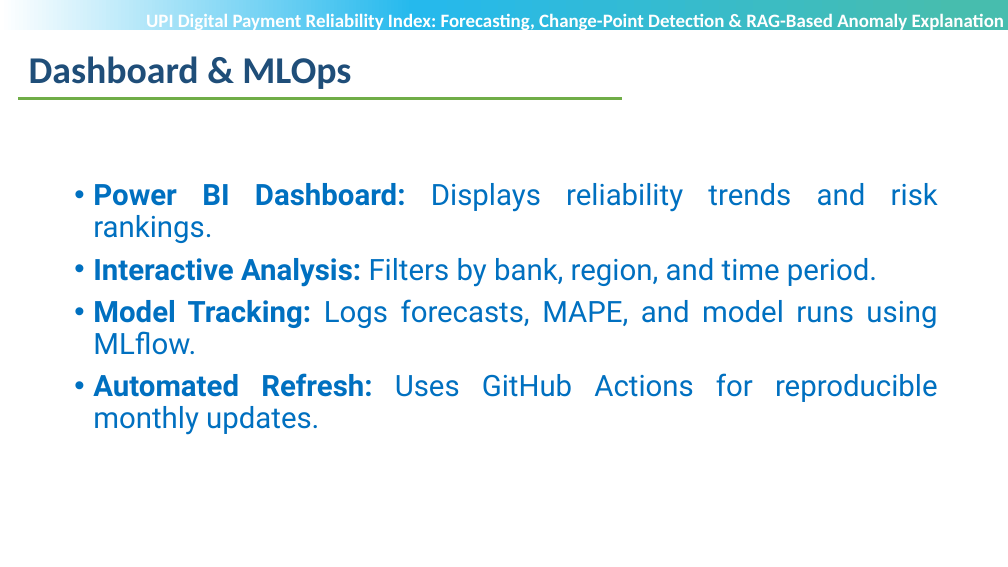
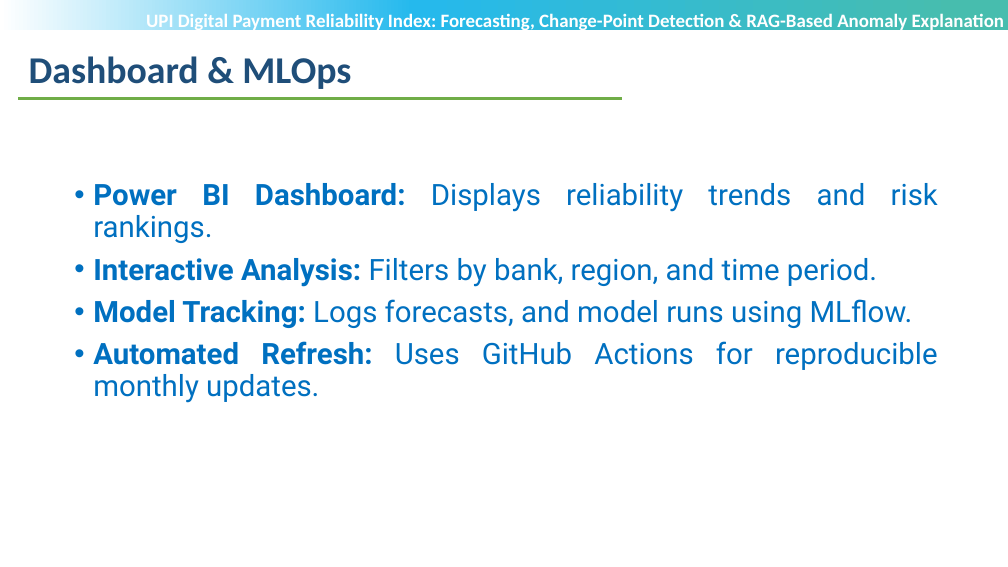
Before and after one commit to POOJITHA-02/lti-proj, a slide deck: slide 12 of 1ST REVIEW.pptx. Drawn at 1008x567 pixels with LibreOffice and Linux fonts; fonts in the diff are those of the drawing; background and template pictures are left out. Boxes give left, top, right and bottom in pixels: in the first picture for what was removed or moved away, otherwise in the second. Text is boxed around its words. In the diff, an @@ line names an element or a change of style, - is before the commit and + after.

```diff
--- a/1ST REVIEW.pptx
+++ b/1ST REVIEW.pptx
@@ text at (93, 299, 913, 328): text changed @@
-• Model Tracking: Logs forecasts, MAPE, and model runs using MLflow.
+• Model Tracking: Logs forecasts, and model runs using MLflow.
```
Also in this commit, not shown: 11 other slides changed.
